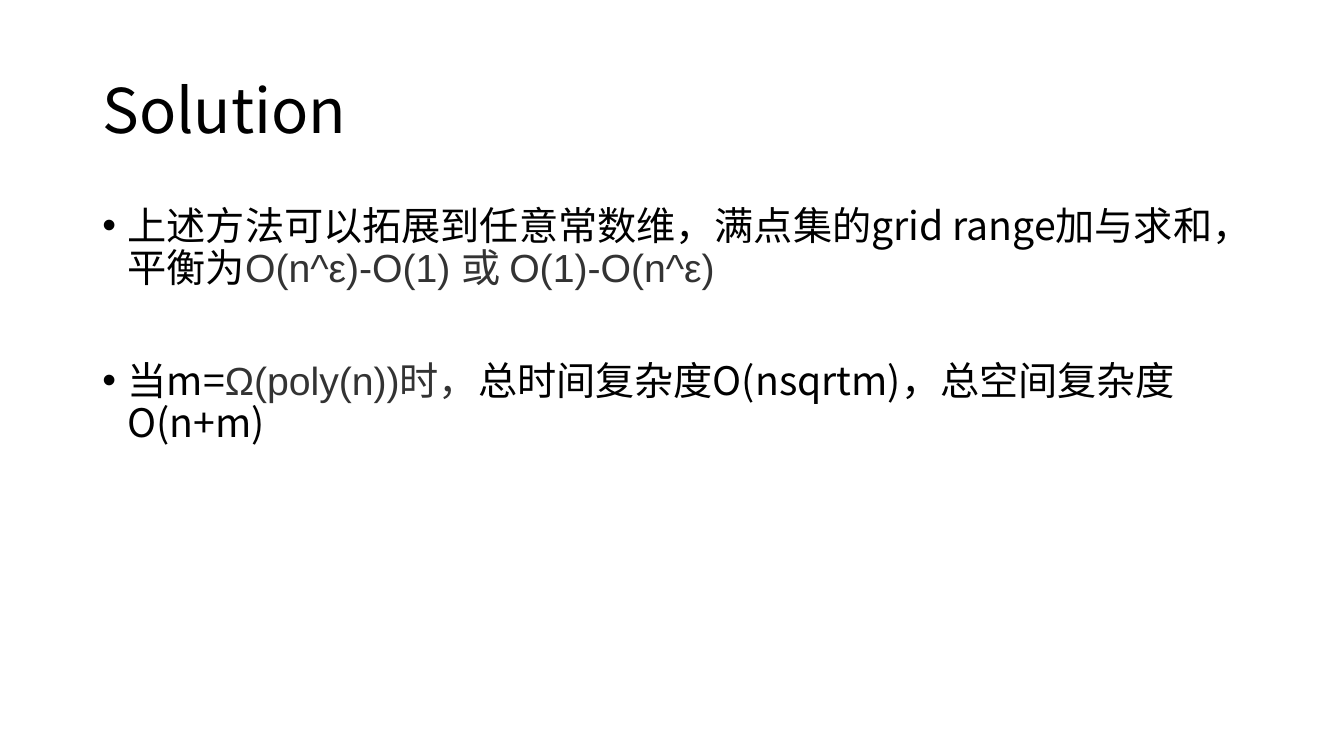
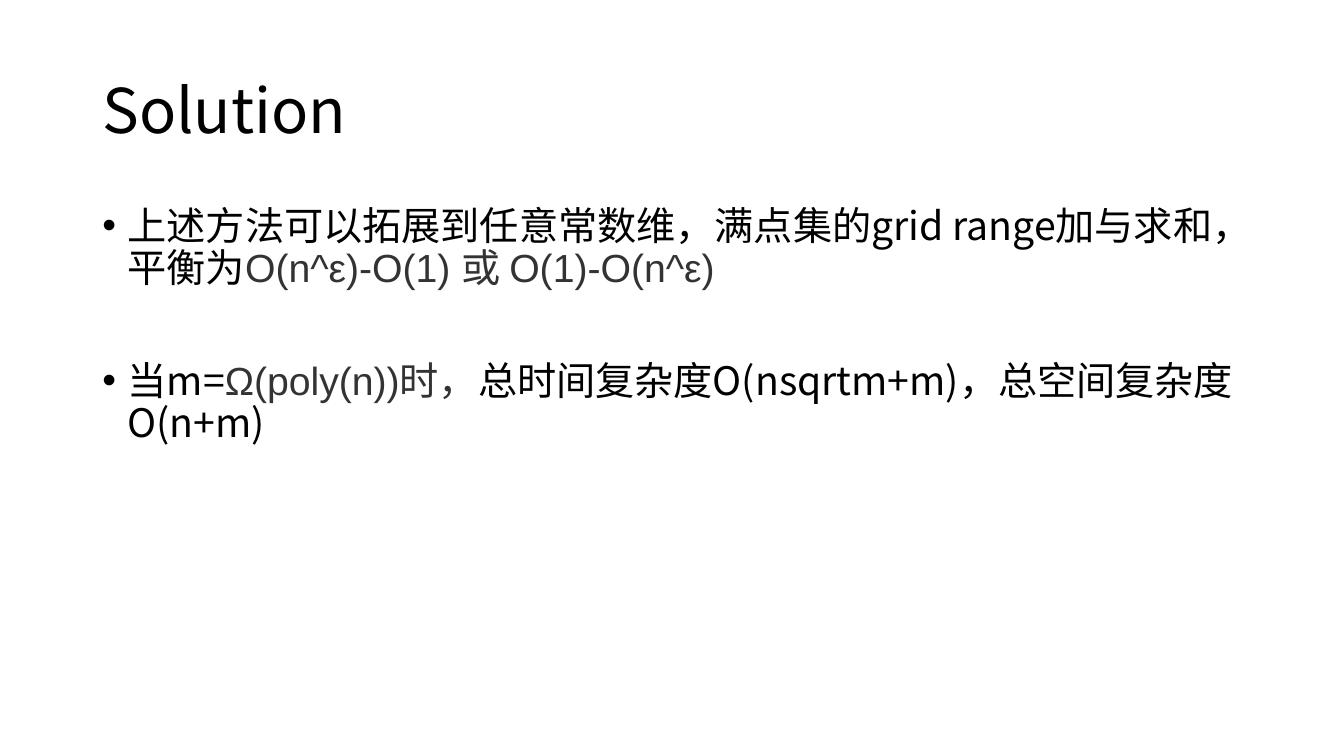
Before and after one commit to yylidiw/thupc_0, a slide deck: slide 6 of day0/A/solution/A.pptx. Drawn at 1344x756 pixels with LibreOffice and Linux fonts; fonts in the diff are those of the drawing. Boxes give left, top, right and bottom in pixels: in the first picture for what was removed or moved away, otherwise in the second. Text is boxed around its words. In the diff, an @@ line names an element or a change of style, - is before the commit and + after.

```diff
--- a/day0/A/solution/A.pptx
+++ b/day0/A/solution/A.pptx
@@ text at (128, 362, 1233, 445): text changed @@
-• 当m=Ω(poly(n))时，总时间复杂度O(nsqrtm)，总空间复杂度O(n+m)
+• 当m=Ω(poly(n))时，总时间复杂度O(nsqrtm+m)，总空间复杂度O(n+m)
```
Also in this commit, not shown: 3 other slides changed.
